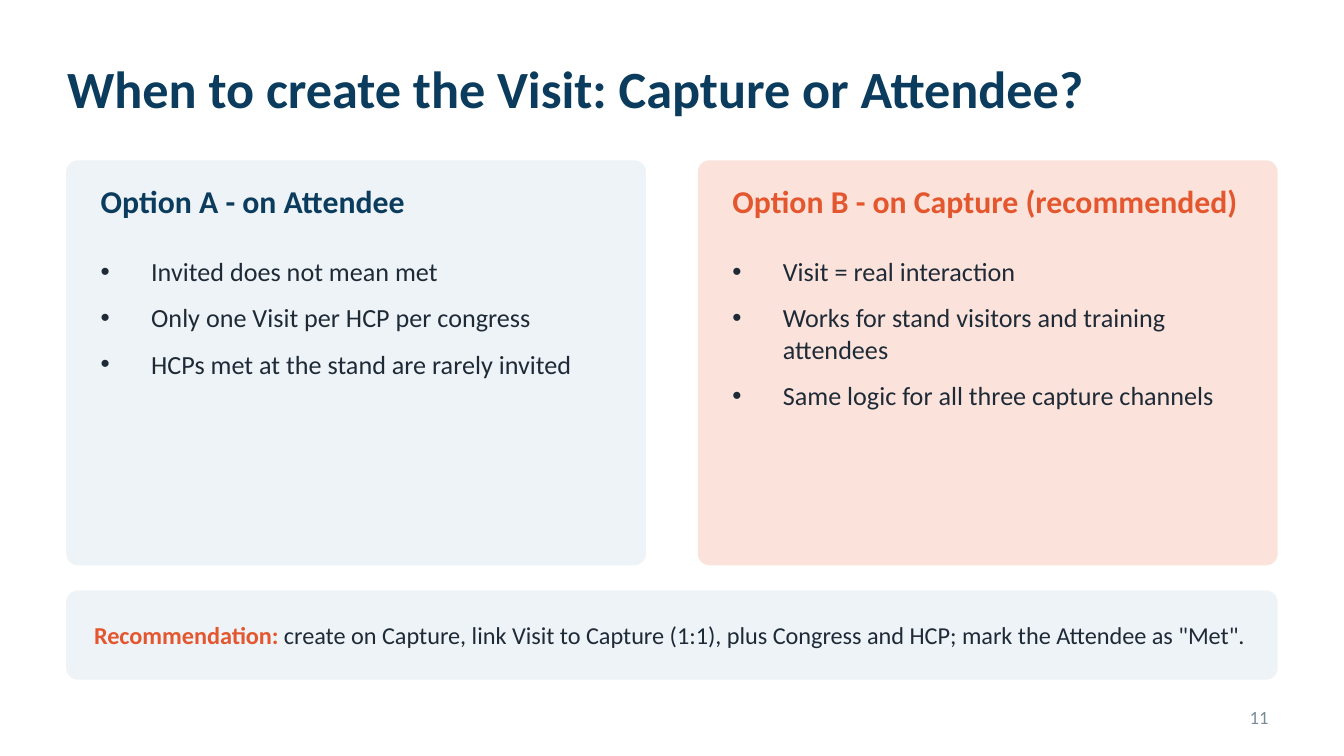
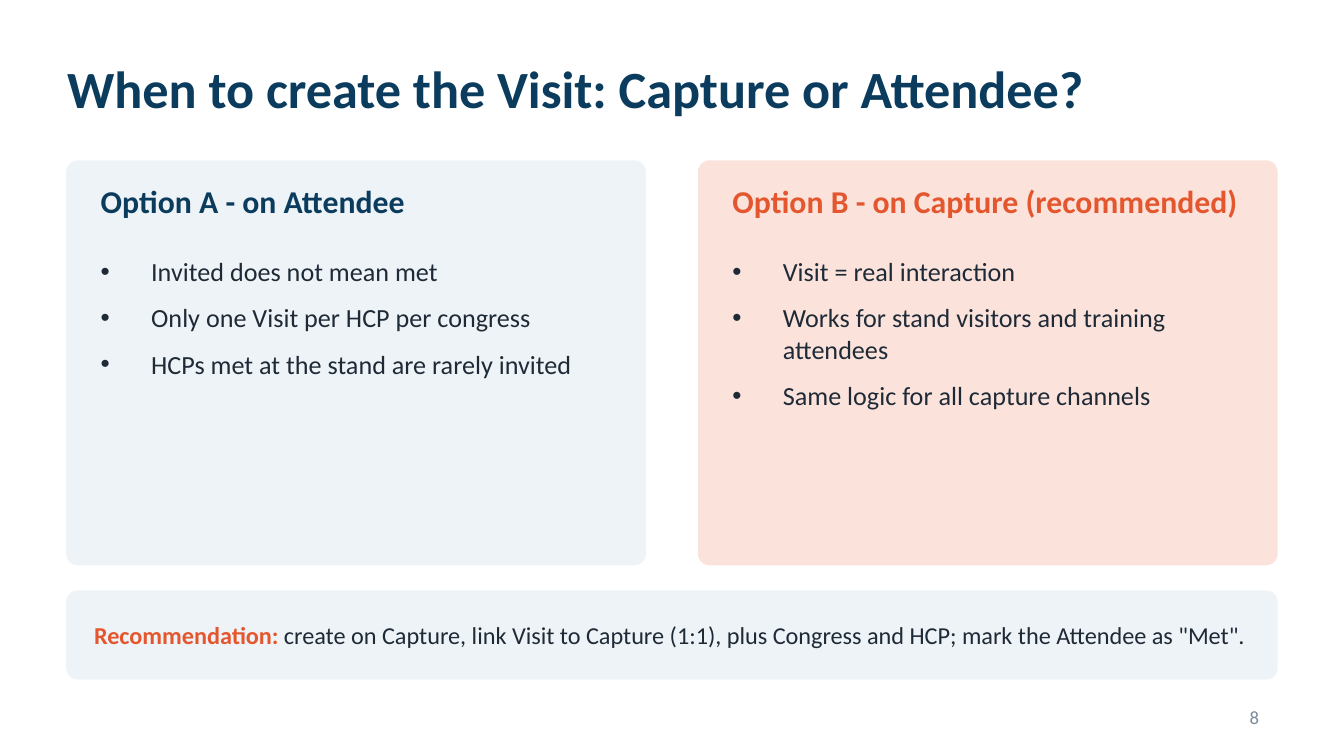
Before and after one commit to patrik8585/claude, a slide deck: slide 8 of slides/France_CBU_Congress_Solution.pptx (slide 11 before the commit). Drawn at 1344x756 pixels with LibreOffice and Linux fonts; fonts in the diff are those of the drawing. Boxes give left, top, right and bottom in pixels: in the first picture for what was removed or moved away, otherwise in the second. Text is boxed around its words. In the diff, an @@ line names an element or a change of style, - is before the commit and + after.

```diff
--- a/slides/France_CBU_Congress_Solution.pptx
+++ b/slides/France_CBU_Congress_Solution.pptx
@@ text at (783, 387, 1150, 410): text changed @@
-• Same logic for all three capture channels
+• Same logic for all capture channels
@@ page number at (1250, 711, 1259, 724): text changed @@
-11
+8
```
Also in this commit, not shown: 8 other slides changed, 3 slides removed.
